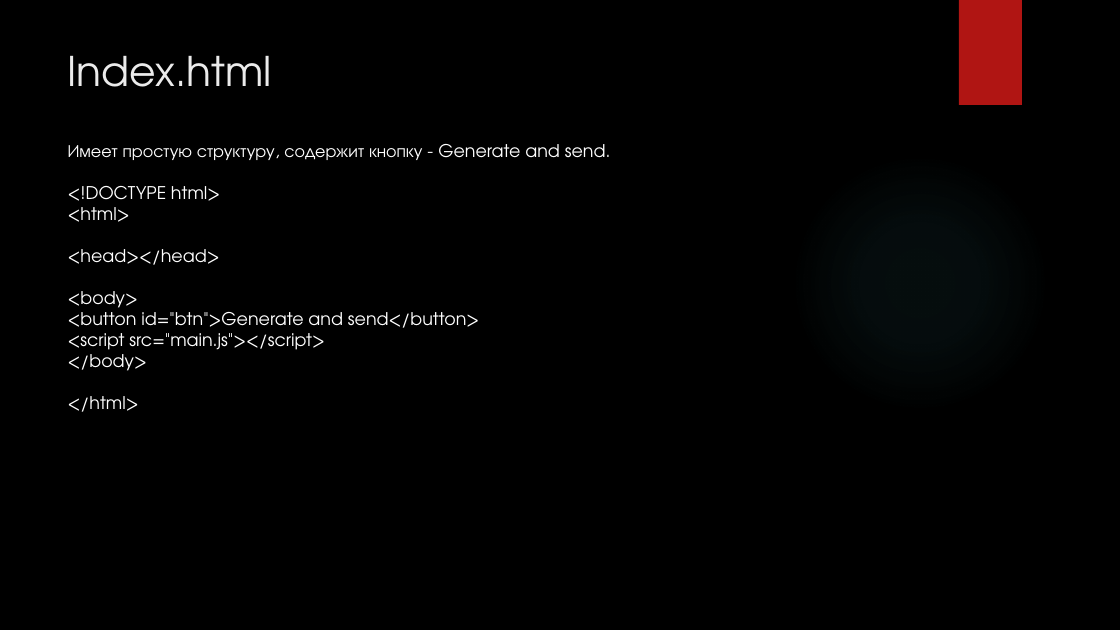
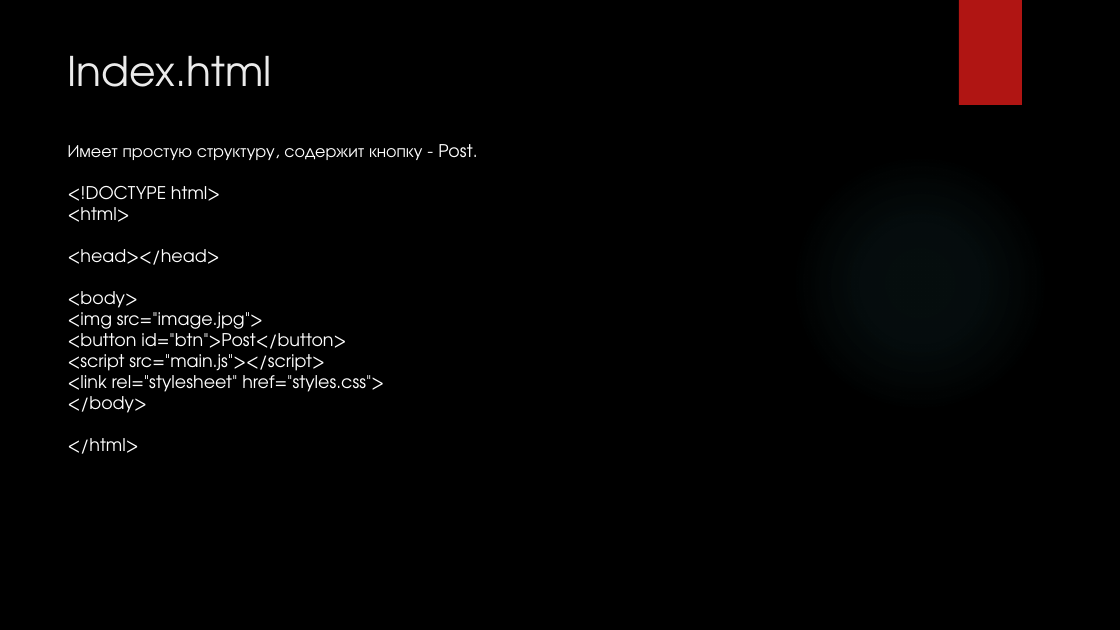
Before and after one commit to oleg-vasilyev/AutofillExtension, a slide deck: slide 6 of AutoFill_Extension.pptx (slide 5 before the commit). Drawn at 1120x630 pixels with LibreOffice and Linux fonts; fonts in the diff are those of the drawing; background and template pictures are left out. Boxes give left, top, right and bottom in pixels: in the first picture for what was removed or moved away, otherwise in the second. Text is boxed around its words. In the diff, an @@ line names an element or a change of style, - is before the commit and + after.

```diff
--- a/AutoFill_Extension.pptx
+++ b/AutoFill_Extension.pptx
@@ text at [68,144,477,160]: text changed @@
-Имеет простую структуру, содержит кнопку - Generate and send.
+Имеет простую структуру, содержит кнопку - Post.
@@ text at [68,307,346,349]: text changed @@
-<button id="btn">Generate and send</button>
+<img src="image.jpg">
+<button id="btn">Post</button>
@@ text at [68,370,384,392]: paragraph added @@
+<link rel="stylesheet" href="styles.css">
```
Also in this commit, not shown: 5 other slides changed, 1 slide added.
